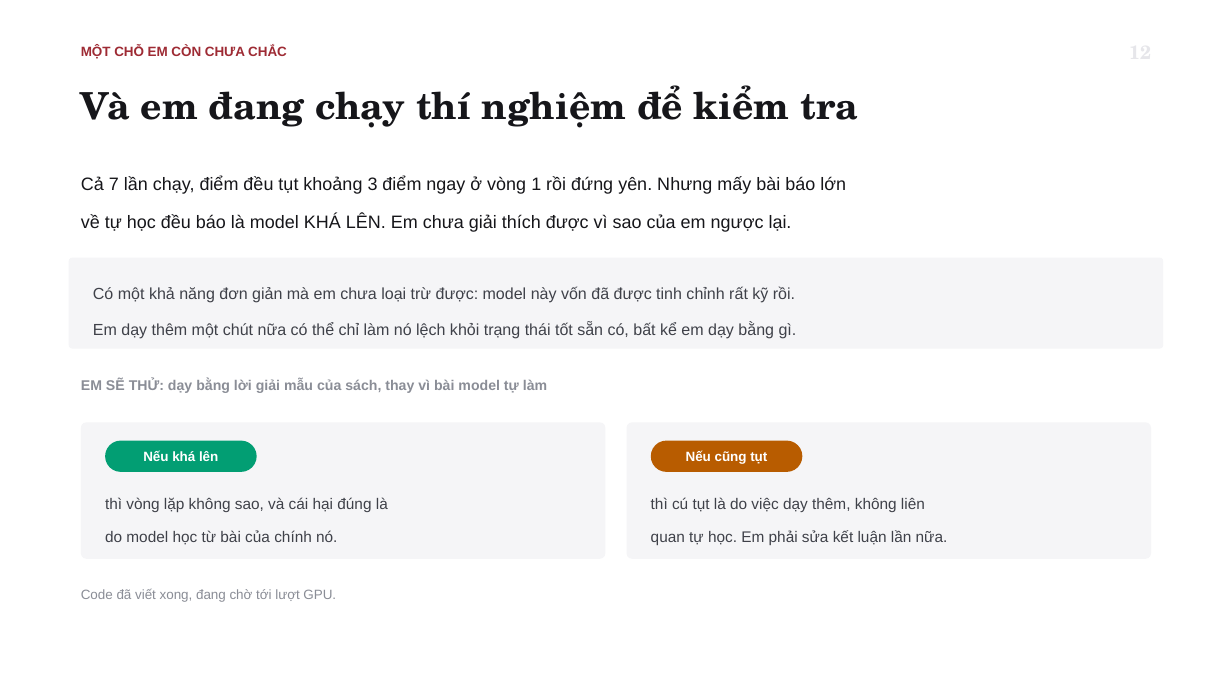
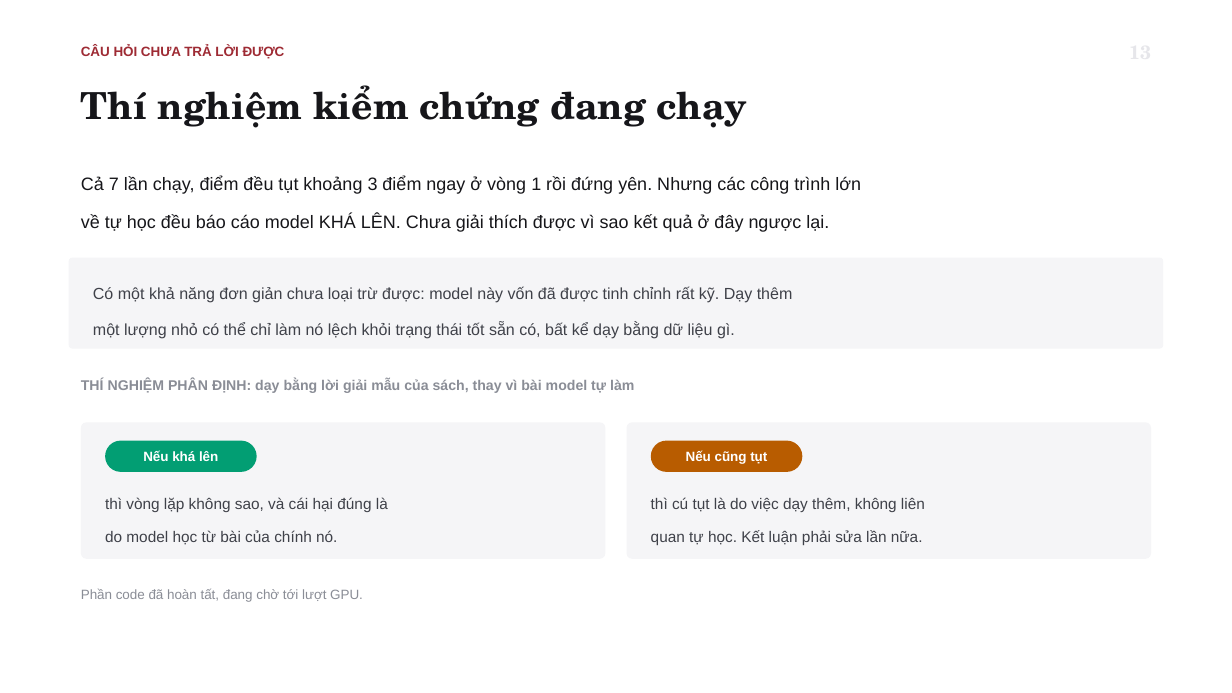
Before and after one commit to tsan2711/DACNTT_2026, a slide deck: slide 15 of BaoCaoTienDo_Tuan1-3_52300057_52300006.pptx (slide 14 before the commit). Drawn at 1232x693 pixels with LibreOffice and Linux fonts; fonts in the diff are those of the drawing. Boxes give left, top, right and bottom in pixels: in the first picture for what was removed or moved away, otherwise in the second. Text is boxed around its words. In the diff, an @@ line names an element or a change of style, - is before the commit and + after.

```diff
--- a/BaoCaoTienDo_Tuan1-3_52300057_52300006.pptx
+++ b/BaoCaoTienDo_Tuan1-3_52300057_52300006.pptx
@@ text at (81,46,285,59): text changed @@
-MỘT CHỖ EM CÒN CHƯA CHẮC
+CÂU HỎI CHƯA TRẢ LỜI ĐƯỢC
@@ text at (81,85,747,128): text changed @@
-Và em đang chạy thí nghiệm để kiểm tra
+Thí nghiệm kiểm chứng đang chạy
@@ text at (81,176,861,232): text changed @@
-Cả 7 lần chạy, điểm đều tụt khoảng 3 điểm ngay ở vòng 1 rồi đứng yên. Nhưng mấy bài báo lớn
-về tự học đều báo là model KHÁ LÊN. Em chưa giải thích được vì sao của em ngược lại.
+Cả 7 lần chạy, điểm đều tụt khoảng 3 điểm ngay ở vòng 1 rồi đứng yên. Nhưng các công trình lớn
+về tự học đều báo cáo model KHÁ LÊN. Chưa giải thích được vì sao kết quả ở đây ngược lại.
@@ text at (93,286,793,339): text changed @@
-Có một khả năng đơn giản mà em chưa loại trừ được: model này vốn đã được tinh chỉnh rất kỹ rồi.
-Em dạy thêm một chút nữa có thể chỉ làm nó lệch khỏi trạng thái tốt sẵn có, bất kể em dạy bằng gì.
+Có một khả năng đơn giản chưa loại trừ được: model này vốn đã được tinh chỉnh rất kỹ. Dạy thêm
+một lượng nhỏ có thể chỉ làm nó lệch khỏi trạng thái tốt sẵn có, bất kể dạy bằng dữ liệu gì.
@@ text at (81,378,634,393): text changed @@
-EM SẼ THỬ: dạy bằng lời giải mẫu của sách, thay vì bài model tự làm
+THÍ NGHIỆM PHÂN ĐỊNH: dạy bằng lời giải mẫu của sách, thay vì bài model tự làm
@@ text at (651,530,923,545): text changed @@
-quan tự học. Em phải sửa kết luận lần nữa.
+quan tự học. Kết luận phải sửa lần nữa.
@@ text at (81,589,363,602): text changed @@
-Code đã viết xong, đang chờ tới lượt GPU.
+Phần code đã hoàn tất, đang chờ tới lượt GPU.
```
Also in this commit, not shown: 15 other slides changed, 1 slide added, 2 other files.
